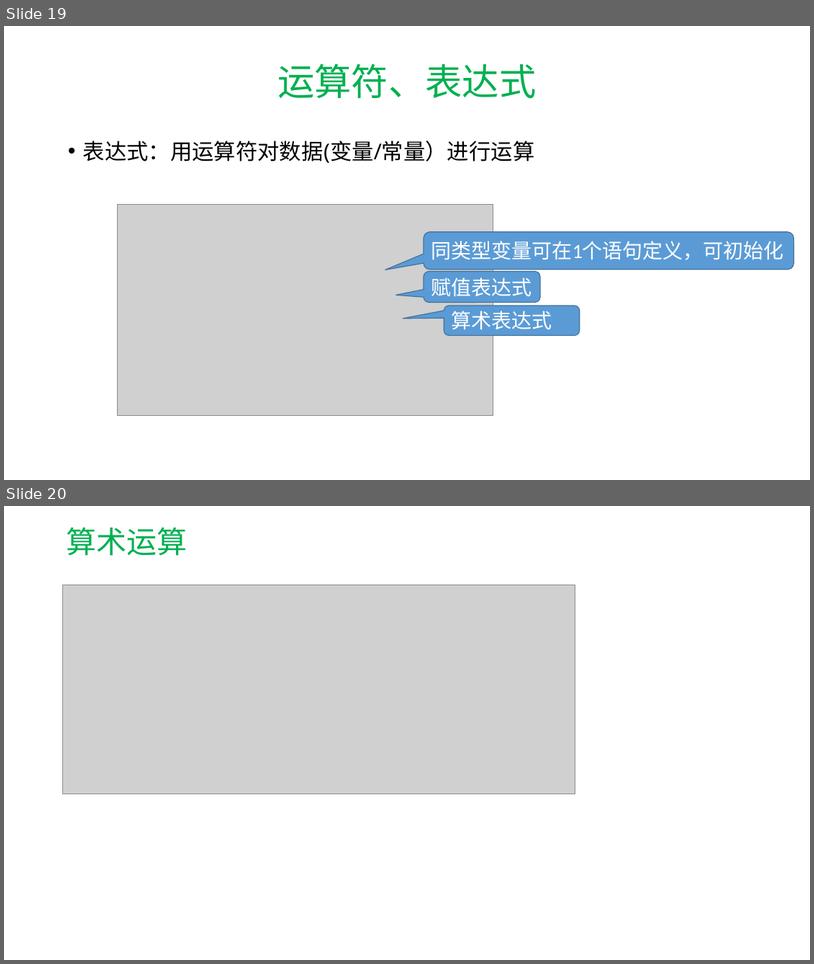
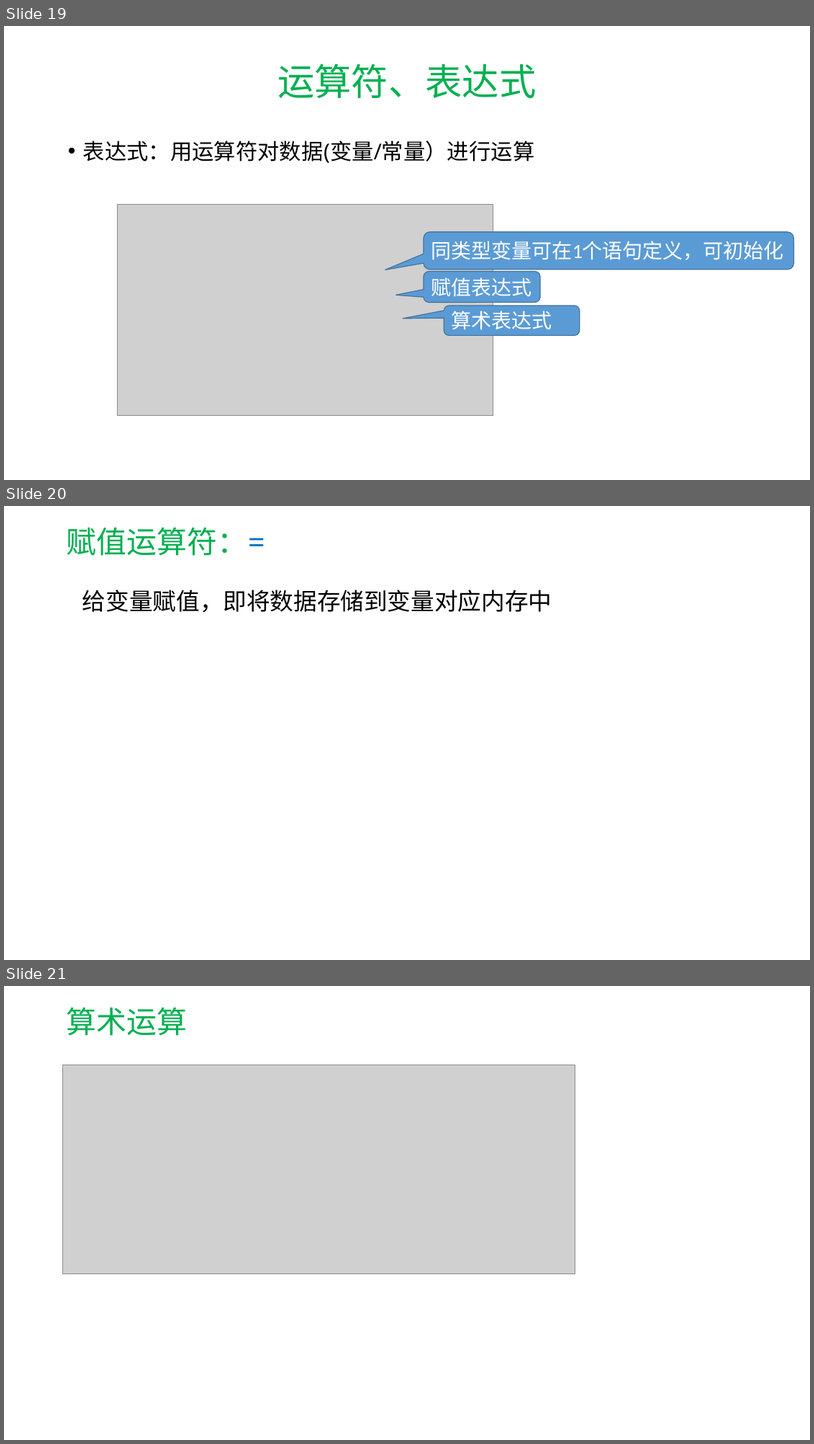
Before and after one commit to hwdong-net/cplusplus17, a slide deck: ppt/1.2 C++程序结构.pptx. Shown one above the other, each under a label of ours: slides 19 and 20 before the commit, slides 19, 20 and 21 after it. The pictures are 814x964 and 814x1444 pixels, drawn with LibreOffice and Linux fonts; fonts in the diff are those of the drawing; grey boxes stand for pictures. Boxes give left, top, right and bottom in pixels: in the first picture for what was removed or moved away, otherwise in the second. Text is boxed around its words. In the diff, an @@ line names an element or a change of style, - is before the commit and + after.

```diff
--- a/ppt/1.2 C++程序结构.pptx
+++ b/ppt/1.2 C++程序结构.pptx
@@ slide 20 added at box(4, 506, 810, 960), background #FFFFFF @@
@@ title added at box(67, 527, 265, 556), 36 pt, text #00B050 @@
+赋值运算符：=
@@ text added at box(82, 590, 552, 613), 28 pt, text #000000 @@
+给变量赋值，即将数据存储到变量对应内存中
@@ what was slide 20 is now slide 21 @@
```
Also in this commit, not shown: 7 slides changed, 1 other slide added, 1 slide removed.
